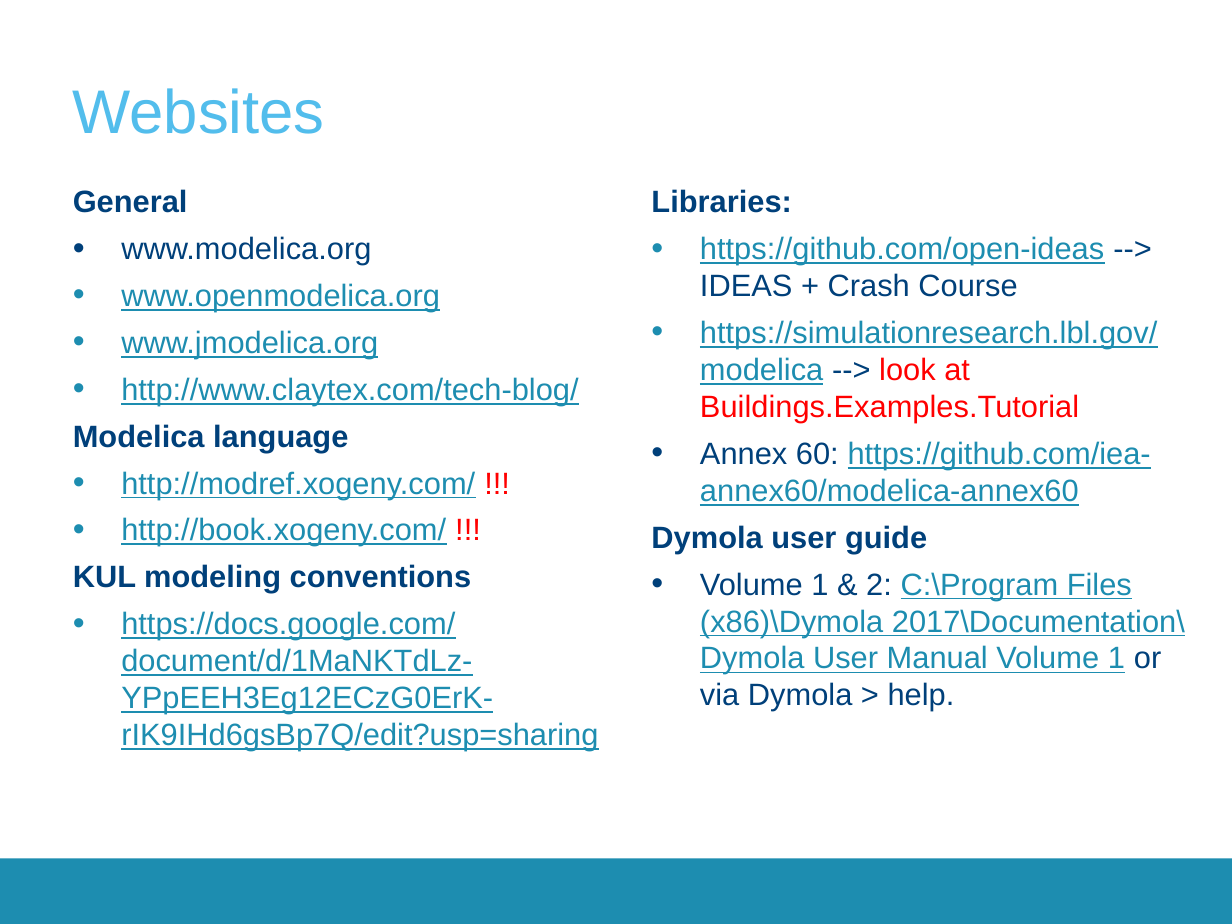
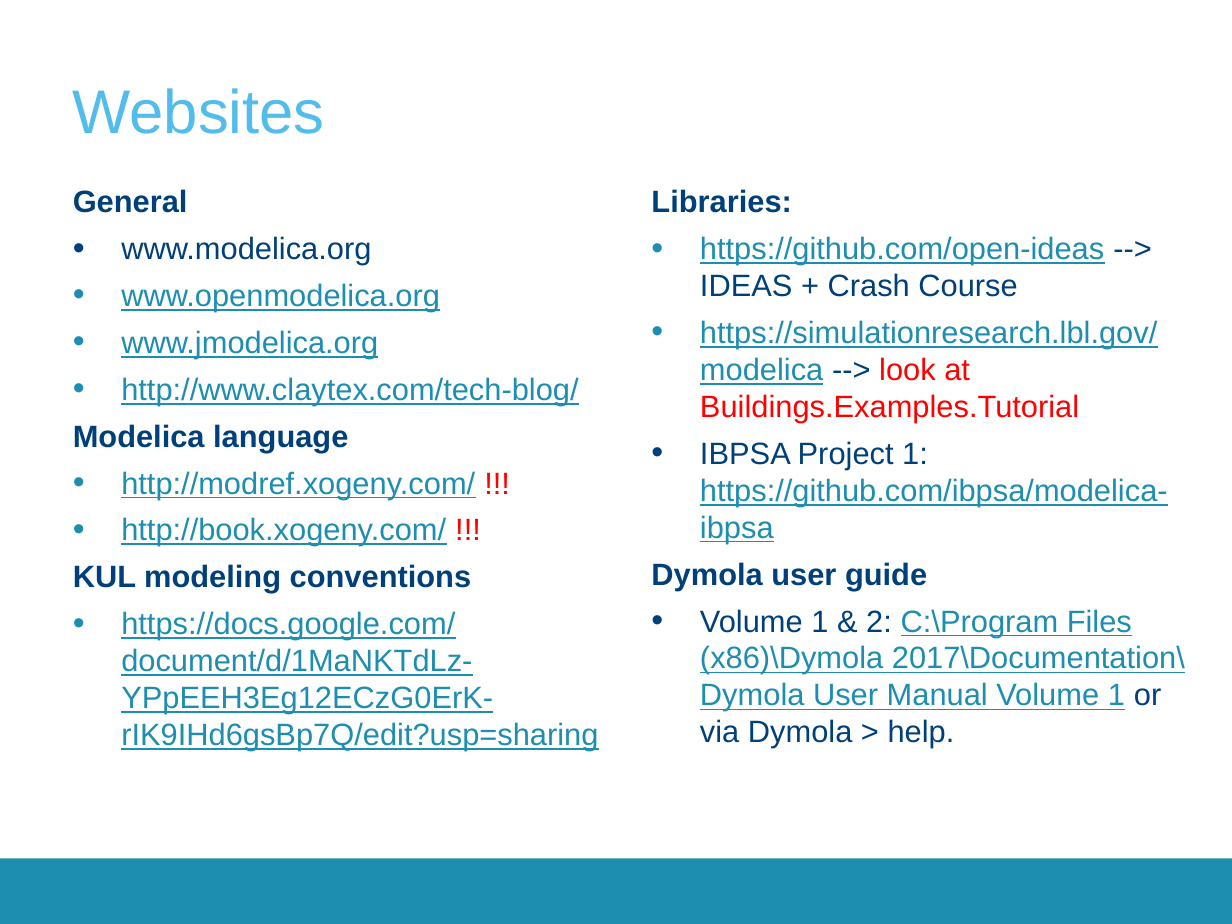
Before and after one commit to open-ideas/__CrashCourse__, a slide deck: slide 33 of 2017-2018/Presentations/CrashCourse_2016.pptx (slide 30 before the commit). Drawn at 1232x924 pixels with LibreOffice and Linux fonts; fonts in the diff are those of the drawing; background and template pictures are left out. Boxes give left, top, right and bottom in pixels: in the first picture for what was removed or moved away, otherwise in the second. Text is boxed around its words. In the diff, an @@ line names an element or a change of style, - is before the commit and + after.

```diff
--- a/2017-2018/Presentations/CrashCourse_2016.pptx
+++ b/2017-2018/Presentations/CrashCourse_2016.pptx
@@ text at (700,441,1168,543): text changed @@
-• Annex 60: https://github.com/iea-annex60/modelica-annex60
+• IBPSA Project 1: https://github.com/ibpsa/modelica-ibpsa
```
Also in this commit, not shown: 5 other slides changed, 1 slide added.
